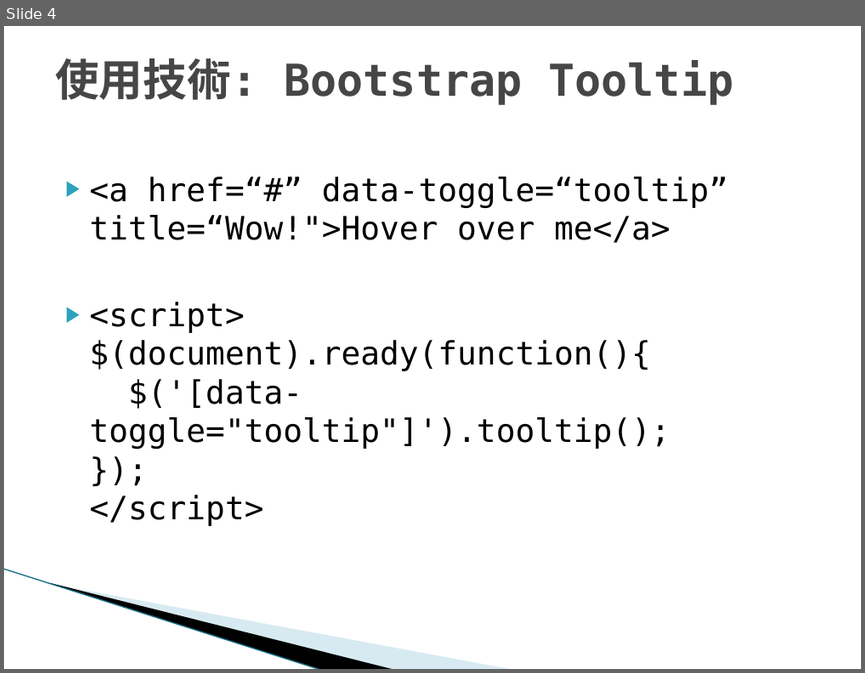
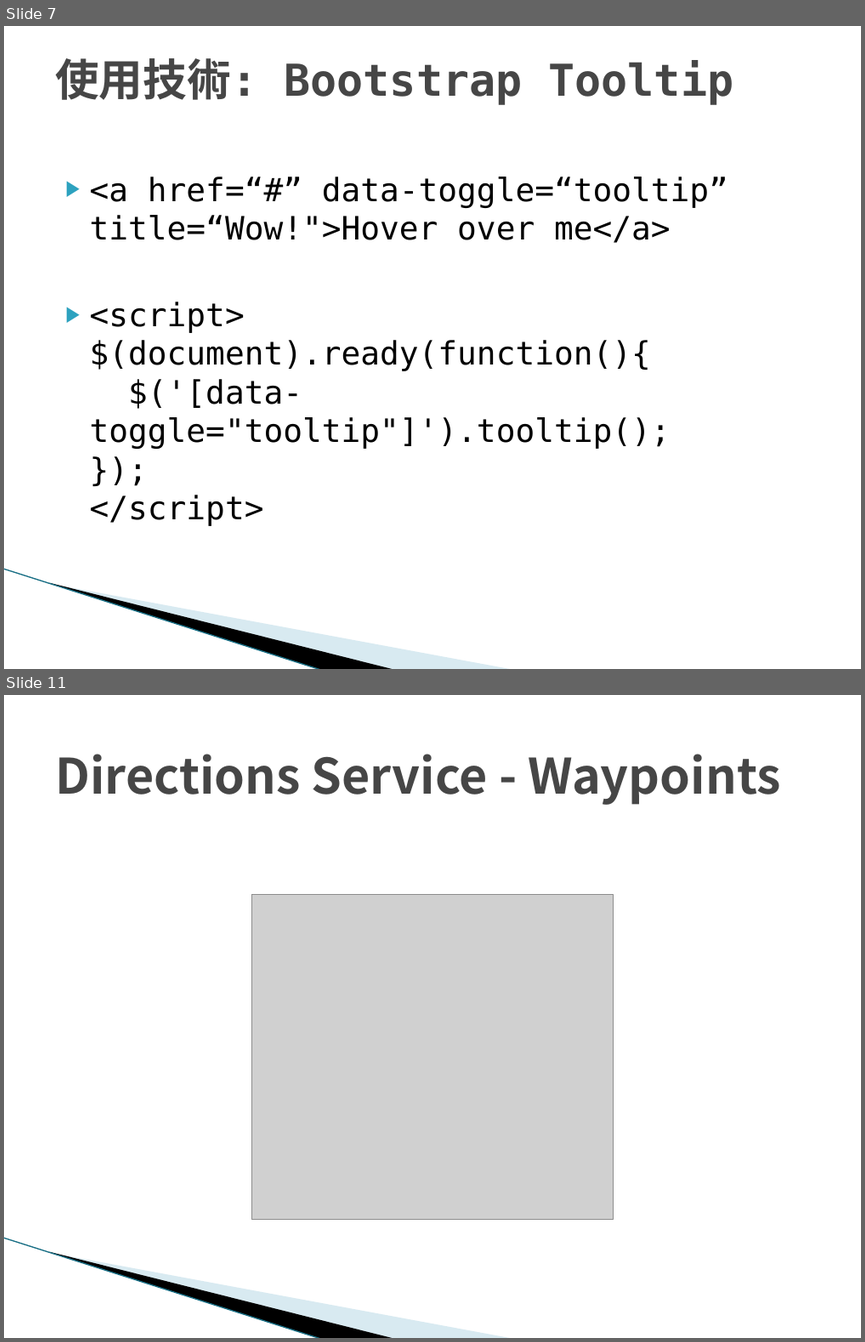
Before and after one commit to brad072623/hw, a slide deck: 台灣旅遊地圖-00757108+00757128.pptx. Shown one above the other, each under a label of ours: slide 4 before the commit, slides 7 and 11 after it; the slides between them are not shown. The pictures are 865x673 and 865x1342 pixels, drawn with LibreOffice and Linux fonts; fonts in the diff are those of the drawing; grey boxes stand for pictures; background and template pictures are left out. Boxes give left, top, right and bottom in pixels: in the first picture for what was removed or moved away, otherwise in the second. Text is boxed around its words. In the diff, an @@ line names an element or a change of style, - is before the commit and + after.

```diff
--- a/台灣旅遊地圖-00757108+00757128.pptx
+++ b/台灣旅遊地圖-00757108+00757128.pptx
@@ slide 11 added at [4,695,861,1338], background #FFFFFF; not listed: 3 template elements that a slide beside it also shows @@
@@ title added at [55,754,781,805], 41 pt, text #464646, bold @@
+Directions Service - Waypoints
@@ picture added at [251,894,613,1219] @@
@@ what was slide 4 is now slide 7 @@
```
Also in this commit, not shown: 5 slides changed, 5 other slides added, 1 slide removed.
